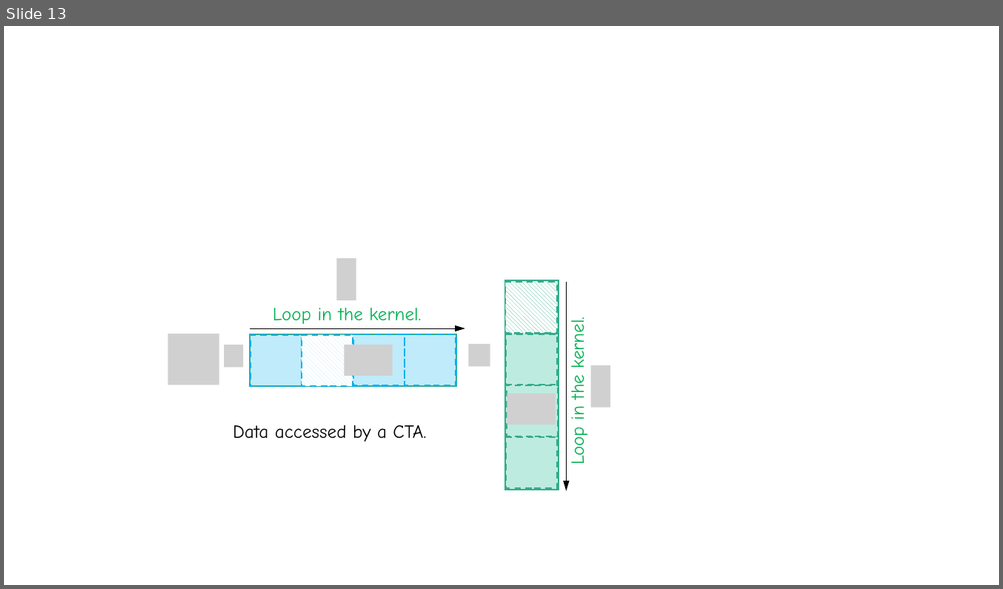
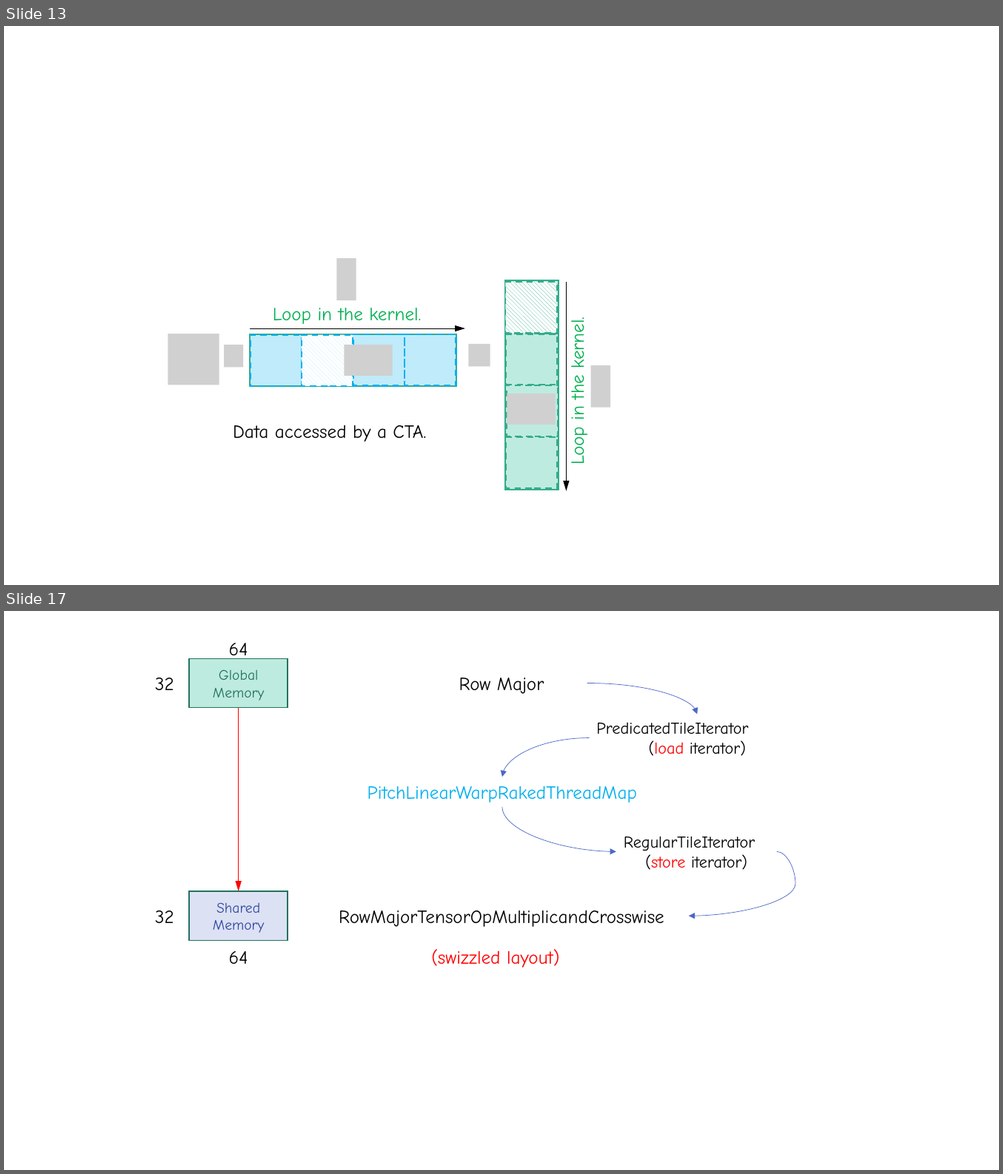
Before and after one commit to lcy-seso/DLFrameworkTest, a slide deck: Cuda/sgemm/figures/GEMM-on-GPU.pptx. Shown one above the other, each under a label of ours: slide 13 before the commit, slides 13 and 17 after it; the slides between them are not shown. The pictures are 1003x589 and 1003x1174 pixels, drawn with LibreOffice and Linux fonts; fonts in the diff are those of the drawing; grey boxes stand for pictures. Boxes give left, top, right and bottom in pixels: in the first picture for what was removed or moved away, otherwise in the second. Text is boxed around its words. In the diff, an @@ line names an element or a change of style, - is before the commit and + after.

Commit message:
backup my experimental codes. (#13)
* swizzled shared memory layout.

* swizzled row-major layout.

---------

```diff
--- a/Cuda/sgemm/figures/GEMM-on-GPU.pptx
+++ b/Cuda/sgemm/figures/GEMM-on-GPU.pptx
@@ slide 17 added at <box>4,611,999,1170</box>, background #FFFFFF @@
@@ text added at <box>229,643,248,661</box>, 18 pt, text #000000 @@
+64
@@ rectangle added at <box>189,659,287,708</box>, fill #BEEBDF, outline #23735D 1 pt, 14 pt, text #23735D @@
+Global Memory
@@ text added at <box>155,678,174,690</box>, 18 pt, text #000000 @@
+32
@@ text added at <box>459,678,543,694</box>, 18 pt, text #000000 @@
+Row Major
@@ curved arrow added from (586, 684) to (697, 714), #4E67C8 0.5 pt @@
@@ arrow added from (239, 708) to (239, 891), #FF0000 0.5 pt @@
@@ curved arrow added from (589, 738) to (503, 777), #4E67C8 0.5 pt @@
@@ text added at <box>596,722,748,756</box>, 16 pt, text #000000 @@
+PredicatedTileIterator
+(load iterator)
@@ text added at <box>367,786,637,803</box>, 18 pt, text #00B0F0 @@
+PitchLinearWarpRakedThreadMap
@@ curved arrow added from (503, 807) to (616, 852), #4E67C8 0.5 pt @@
@@ text added at <box>623,837,755,870</box>, 16 pt, text #000000 @@
+RegularTileIterator
+(store iterator)
@@ curved arrow added from (777, 852) to (689, 916), #4E67C8 0.5 pt @@
@@ rectangle added at <box>189,891,287,941</box>, fill #DCE1F4, outline #23735D 1 pt, 14 pt, text #31489F @@
+Shared
+Memory
@@ text added at <box>155,911,174,923</box>, 18 pt, text #000000 @@
+32
@@ text added at <box>338,910,664,927</box>, 18 pt, text #000000 @@
+RowMajorTensorOpMultiplicandCrosswise
@@ text added at <box>229,951,248,964</box>, 18 pt, text #000000 @@
+64
@@ text added at <box>431,949,560,968</box>, 18 pt, text #FF0000 @@
+(swizzled layout)
```
Also in this commit, not shown: 6 other slides added, 21 other files.
